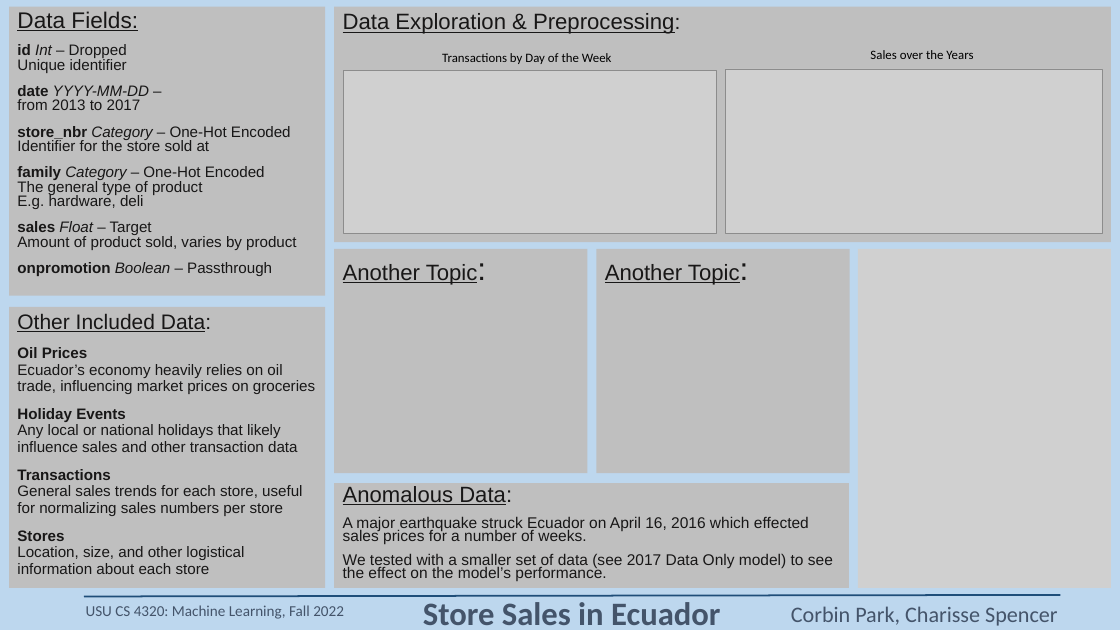
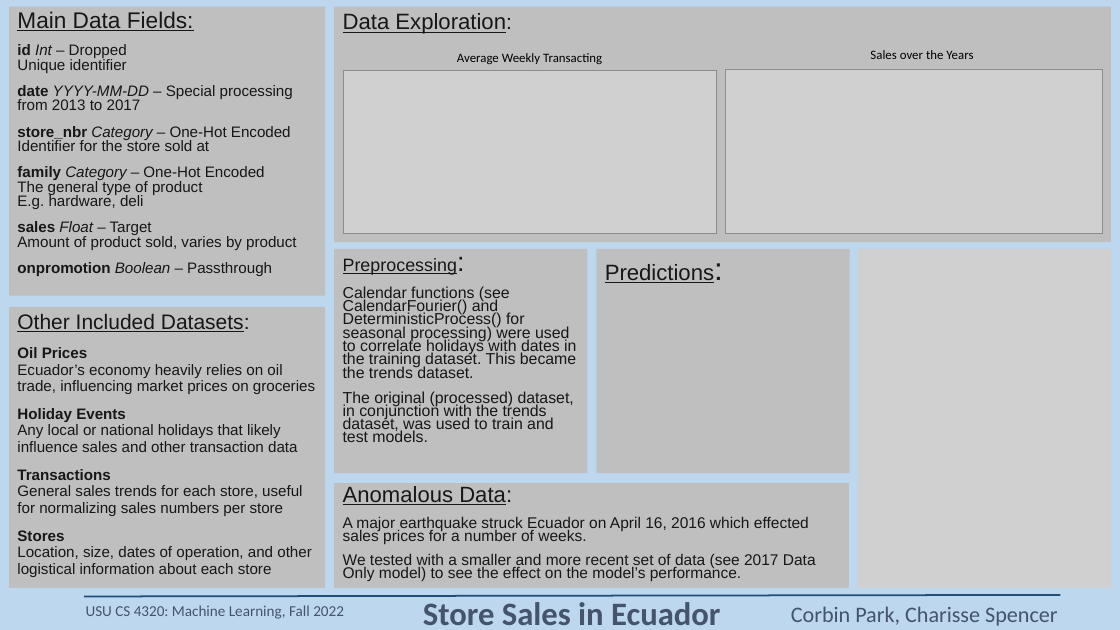
Before and after one commit to Nibroc00/Store-Sales-Machine-Learning, a slide deck: slide 1 of Presentation Slide.pptx. Drawn at 1120x630 pixels with LibreOffice and Linux fonts; fonts in the diff are those of the drawing; grey boxes stand for pictures. Boxes give left, top, right and bottom in pixels: in the first picture for what was removed or moved away, otherwise in the second. Text is boxed around its words. In the diff, an @@ line names an element or a change of style, - is before the commit and + after.

Commit message:
Added preprocessing section, small edits

```diff
--- a/Presentation Slide.pptx
+++ b/Presentation Slide.pptx
@@ subtitle at bbox=[17, 11, 194, 31]: text changed @@
-Data Fields:
+Main Data Fields:
@@ text in rectangle at bbox=[343, 13, 506, 34]: text changed @@
-Data Exploration & Preprocessing:
+Data Exploration:
@@ text at bbox=[457, 53, 602, 64]: text changed @@
-Transactions by Day of the Week
+Average Weekly Transacting
@@ subtitle at bbox=[17, 85, 293, 110]: text changed @@
-date YYYY-MM-DD –
-from 2013 to 2017
+date YYYY-MM-DD – Special processing
+from 2013 to 2017
@@ text in rectangle at bbox=[343, 258, 576, 442]: text changed; size 19 to 13.6 pt @@
-Another Topic:
+Preprocessing:
+Calendar functions (see CalendarFourier() and DeterministicProcess() for seasonal processing) were used to correlate holidays with dates in the training dataset. This became the trends dataset.
+The original (processed) dataset, in conjunction with the trends dataset, was used to train and test models.
@@ text in rectangle at bbox=[605, 264, 714, 283]: text changed @@
-Another Topic:
+Predictions:
@@ text in rectangle at bbox=[17, 314, 250, 332]: text changed @@
-Other Included Data:
+Other Included Datasets:
@@ text in rectangle at bbox=[17, 530, 312, 577]: text changed @@
-Stores
-Location, size, and other logistical information about each store
+Stores
+Location, size, dates of operation, and other logistical information about each store
@@ text in rectangle at bbox=[343, 554, 816, 581]: text changed @@
-We tested with a smaller set of data (see 2017 Data Only model) to see the effect on the model’s performance.
+We tested with a smaller and more recent set of data (see 2017 Data Only model) to see the effect on the model’s performance.
```
